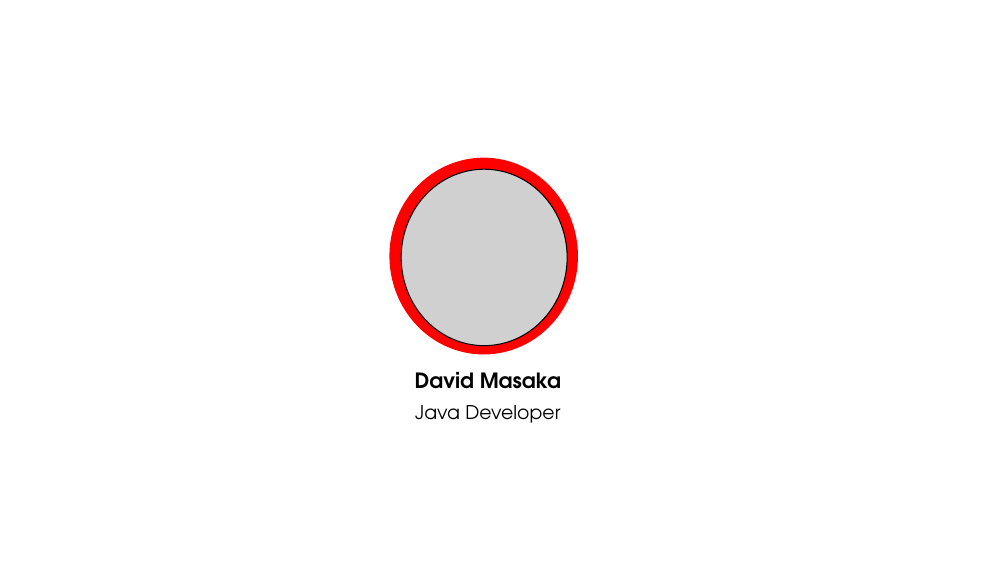
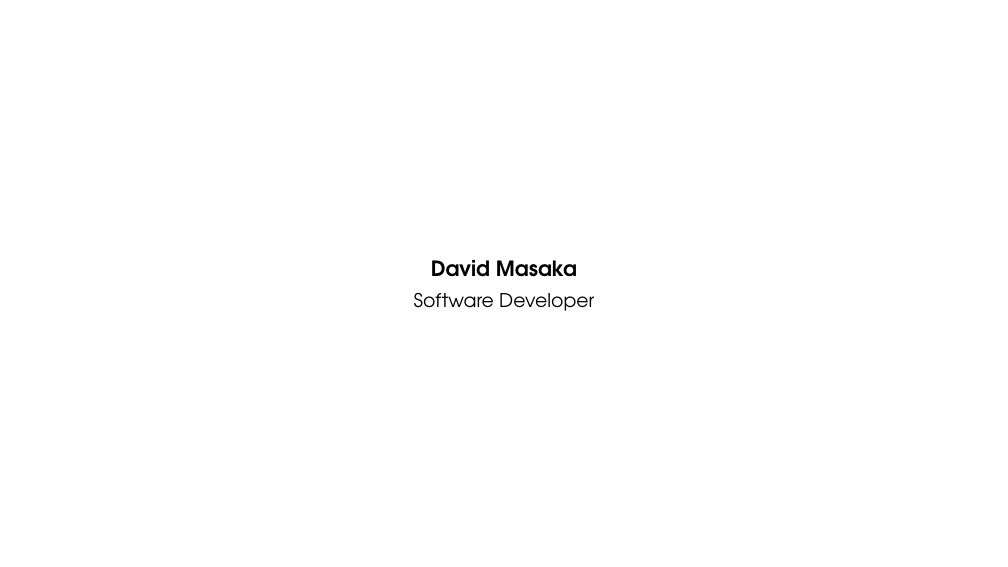
Before and after one commit to dmasaka/CRS-Project, a slide deck: slide 9 of Presentation.pptx (slide 11 before the commit). Drawn at 1008x567 pixels with LibreOffice and Linux fonts; fonts in the diff are those of the drawing; grey boxes stand for pictures. Boxes give left, top, right and bottom in pixels: in the first picture for what was removed or moved away, otherwise in the second. Text is boxed around its words. In the diff, an @@ line names an element or a change of style, - is before the commit and + after.

```diff
--- a/Presentation.pptx
+++ b/Presentation.pptx
@@ ellipse removed at (390, 159, 577, 354) @@
@@ picture removed at (402, 169, 568, 346) @@
@@ text "David Masaka": place and size @@
-text "David Masaka" at (415, 372, 561, 423)
+text "David Masaka" at (414, 260, 594, 311)
@@ text at (414, 293, 594, 311): text changed @@
-Java Developer
+Software Developer
```
Also in this commit, not shown: 2 other slides changed, 1 slide added, 40 other files.
